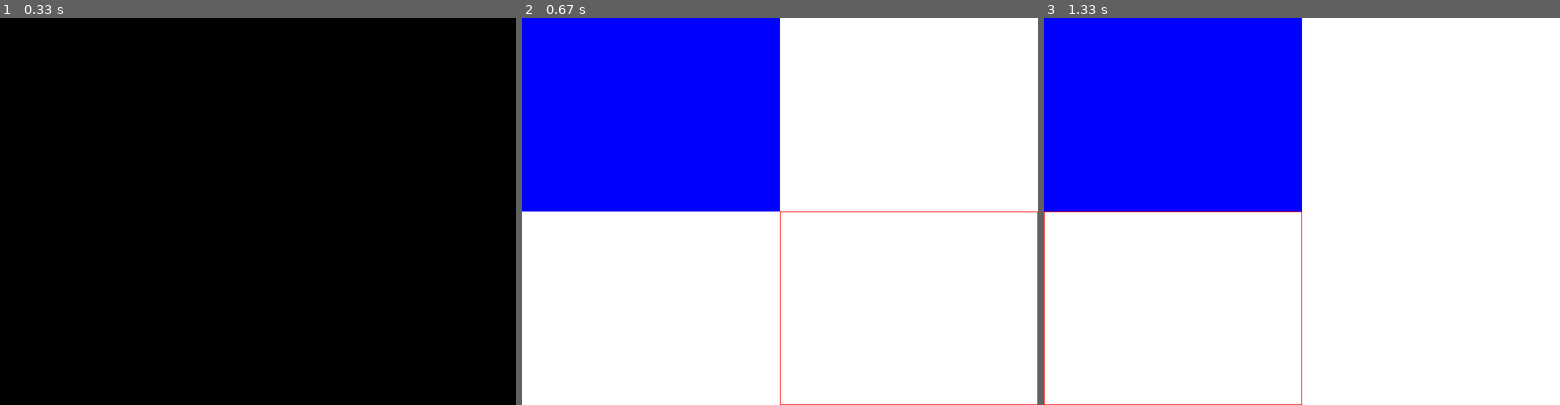
Above: before the commit, frames 1-3 (left to right).
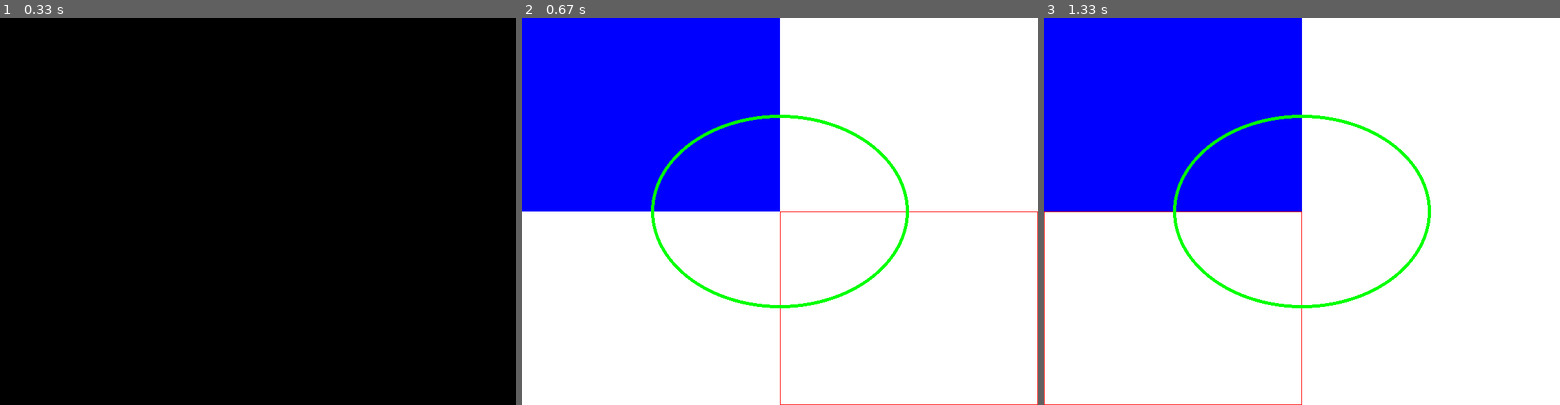
Above: after the commit, the same moments.

Repository: vgonisanz/pdga
Game: pygame game, started from pdga/samples/02_geometrics.py
Same seed, same stepped clock (60 frames per second), same inputs: the game is played once before the commit and once after it.
Inputs:
- Up to frame 1 (0.33 s): no input
- Up to frame 2 (0.67 s): no input
- Up to frame 3 (1.33 s): no input

Frame 1 is identical in both runs. In frame 2, 1.1% of the frame differs, in the area x 25-75%, y 25-75%; in frame 3, 1.1%.

Commit message:
ellipse: Added ellipse drawing to the engine

Diff:
--- a/pdga/engine/core.py
+++ b/pdga/engine/core.py
@@ -32,7 +32,19 @@
 
 
     def draw_rectangle(self, rect, color, border_width=0):
+        """
+        Draw a rectangle on the screen.
+        """
         pygame.draw.rect(self._screen,
+            color,
+            rect,
+            border_width)
+
+    def draw_ellipse(self, rect, color, border_width=0):
+        """
+        Draw a ellipse on the screen.
+        """
+        pygame.draw.ellipse(self._screen,
             color,
             rect,
             border_width)
--- a/pdga/samples/02_rectangles.py
+++ b/pdga/samples/02_geometrics.py
@@ -27,11 +27,14 @@
 
     rect1 = Rect(0, 0, width, height)
     rect2 = Rect(initx, inity, width, height)
+    rect3 = Rect(wwidth/4, wheight/4, width, height)
 
     # Re-draw
     engine.draw_rectangle(rect1, color=Colors.BLUE)
     engine.draw_rectangle(rect2, color=Colors.RED, border_width=1)
-    print(f"draw {toggle}")
+    engine.draw_ellipse(rect3, color=Colors.GREEN, border_width=5)
+
+    print(f"draw toggle: {toggle}")
     time.sleep(0.5)
 
 if __name__ == "__main__":
